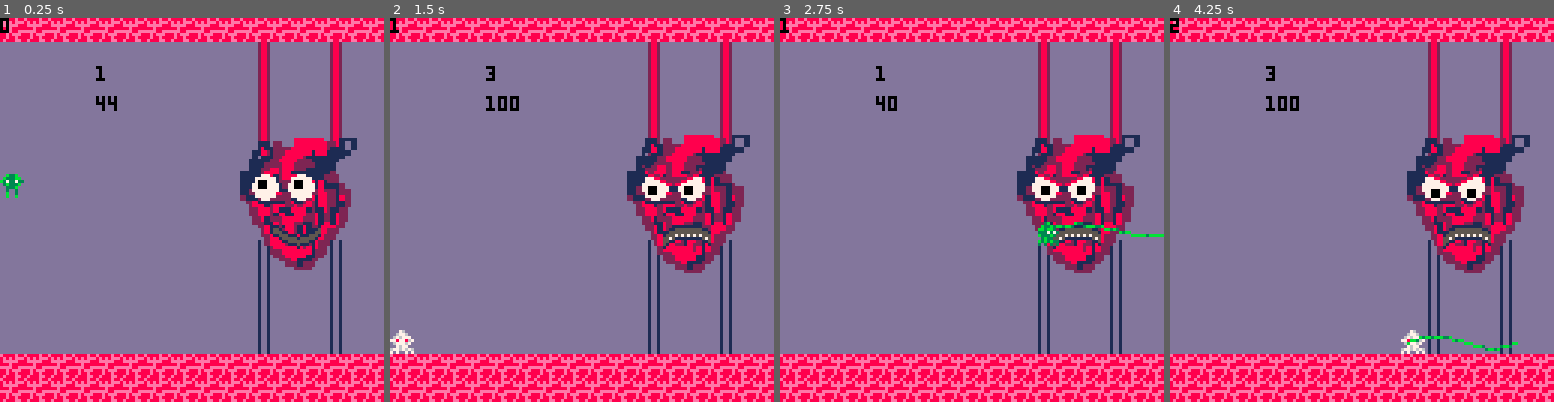
Above: before the commit, frames 1-4 (left to right).
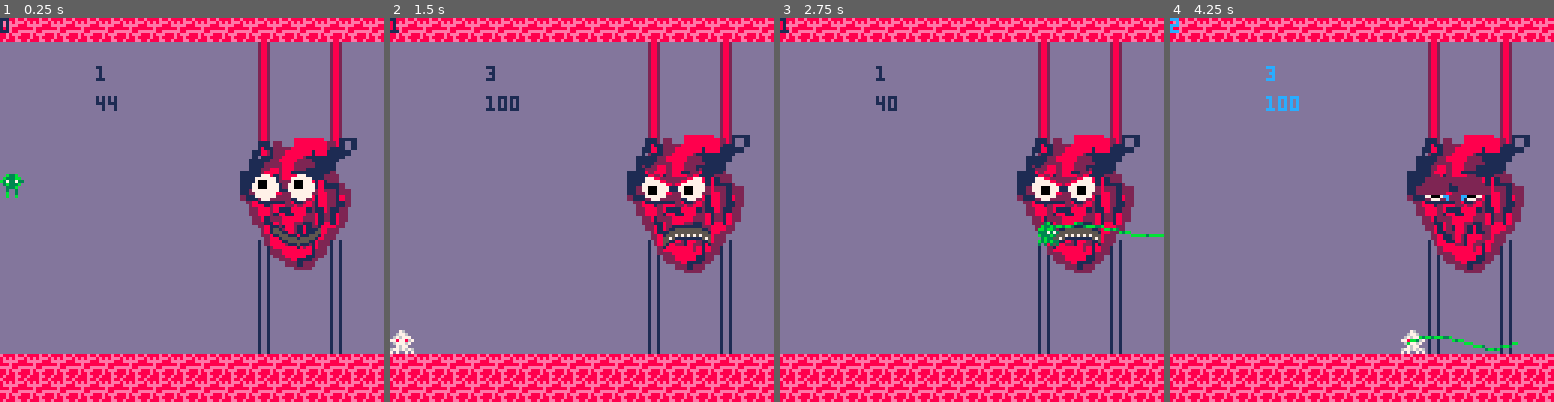
Above: after the commit, the same moments.

Repository: Von-dy/Game_Design_Final_Project
Game: PICO-8 cartridge current_build.p8
The game is run twice, just before and just after one commit, with the same random seed, the same clock (stepped at 60 frames per second) and the same inputs.
Inputs:
- Up to frame 1 (0.25 s): no input
- Up to frame 2 (1.5 s): tap X (X key) at 0.33, 1.07 s; tap O (Z key) at 0.7 s
- Up to frame 3 (2.75 s): hold Right 1.6-2.1 s; tap O (Z key) at 1.7, 2.1, 2.5 s; tap X (X key) at 1.85 s; hold Up 2.15-2.42 s; hold Right from 2.47 s (still down)
- Up to frame 4 (4.25 s): tap O (Z key) every 0.4 s from 2.9 to 4.1 s; tap X (X key) at 2.97, 4.08 s; release Right at 3.03 s; hold Left 3.08-3.58 s; hold Down 3.63-3.97 s; hold Right from 4.02 s (still down)

The runs differ from the first frame. In frame 1, 0.2% of the frame differs, in the area x 0-31%, y 0-25%; in frame 2, 0.3%; in frame 3, 0.2%; in frame 4, 1.5%, in the area x 0-84%, y 0-61%.

Commit message:
Sad Face Animation Started for Phase 3 of HB

Diff:
--- a/current_build.p8
+++ b/current_build.p8
@@ -451,6 +451,8 @@
 end
 
 function _update60()
+ game.frame_counter+=1
+ if game.frame_counter>=60 then game.frame_counter=0 end
  if game.state==2 then
   for p in all(players) do
    groundmovement(p)
@@ -514,7 +516,8 @@
  end
   circfill(88, 56, 4, 7)
   circfill(100, 56, 4, 7)
- if boss.state>=1 then
+
+ if boss.state==1 then
    --left brow
   line(84, 49, 90, 53, 2)
   line(85, 50, 92, 54, 2)
@@ -524,42 +527,72 @@
   line(103, 50, 96, 54, 2)
   line(103, 51, 95, 55, 8)
 
-  --angry mouth
+  --angry face
   draw_lips(1, 91, 72, 16, 1, 5)
- else
-  --happy mouth
+ elseif boss.state==0 then
+  --happy face
   draw_lips(0, 91, 72, 16, 1, 5)
+ elseif boss.state==2 then
+ --sad face
+  draw_lips(2, 91, 72, 16, 1, 5)
+  line(88-1,52,88+1, 52, 2)
+  line(88-3,53,88+3, 53, 2)
+  line(88-3,54,88+3, 54, 2)
+  line(88-4,55,88+4, 55, 2)
+  line(100-1,52,100+1, 52, 2)
+  line(100-3,53,100+3, 53, 2)
+  line(100-3,54,100+3, 54, 2)
+  line(100-4,55,100+4, 55, 2)
+  pset(91,59,12)
+  pset(98,59,12)
+  if c>=1 then
+   line(88-4,56,88+4, 56, 2)
+   line(100-4,56,100+4, 56, 2)
+   pset(97,59,12)
+   pset(92,59,12)
+   if game.frame_counter%50<=30 then
+   line(88-4,57,88+4, 57, 2)
+   line(88-3,58,88+3, 58, 2)
+   line(100-4,57,100+4, 57, 2)
+   line(100-3,58,100+3, 58, 2)
+   pset(92,60,12)
+   pset(97,60,12)
+   end
+  end
+
  end
  --pupil tracking
- draw_pupils(88, 56, 4, 12)
-end
-
---left center_x, left center_y, radius, distance
-function draw_pupils(c_x, c_y, r, d)
+end
+
+--left center_x, left center_y, radius, distance, mood
+function draw_pupils(c_x, c_y, r, d, m)
  local x=c_x-1
  local y=c_y
  local p_y=0
  local p_x=0
 
- for p in all(players) do
+ if m==0 then --tracking
+  for p in all(players) do
    p_y=p.y
    p_x=p.x
- end
-
- if p_y<=c_y then y-=1 end
- if p_y<=c_y+32 then y-=1 end
- if p_x>=c_x+20 then x+=1 end
- if p_x<=c_x-20 then x-=1 end
- if p_x>c_x-20 and p_x<c_x+20 then y+=1 end
-
- rectfill(x,y,x+2,y+2,0)
- rectfill(x+d,y,x+d+2, y+2, 0)
+  end
+  if p_y<=c_y then y-=1 end
+  if p_y<=c_y+32 then y-=1 end
+  if p_x>=c_x+20 then x+=1 end
+  if p_x<=c_x-20 then x-=1 end
+  if p_x>c_x-20 and p_x<c_x+20 then y+=1 end
+ elseif m==1 then --crying
+  y+=1
+ end
+  rectfill(x,y,x+2,y+2,0)
+  rectfill(x+d,y,x+d+2, y+2, 0)
 end
 
 --mood, x, y, length, primary_col, secondary_col
 function draw_lips(m, x, y, len, p_col, s_col)
  local l=len*2
  if m==0 then --happy mood
+  draw_pupils(88, 56, 4, 12, 0)
   for i=0, len-1 do
    pset(x+i, y-4*sin(i/l), p_col)
    pset(x+i, (y-1)-4*sin(i/l), s_col)
@@ -572,6 +605,7 @@
    end
   end
  elseif m==1 then --angry mood
+  draw_pupils(88, 56, 4, 12, 0)
   for i=0, len-1 do
     pset(x+i, y+3*sin(i/l), p_col)
     pset(x+i, (y+1)+3*sin(i/l), s_col)
@@ -585,6 +619,8 @@
      if i%2==0 and i!=0 then pset(x+i, (y+3)+3*sin(i/l), 7) end
     end
    end
+  elseif m==2 then --sad mood
+   draw_pupils(88, 56, 4, 12, 1)
   end
  end
 
--- a/master_functions/master_animation_funcs.lua
+++ b/master_functions/master_animation_funcs.lua
@@ -18,10 +18,10 @@
    y=p.y
    x=p.x
  end
-
   circfill(88, 56, 4, 7)
   circfill(100, 56, 4, 7)
- if boss.state>=1 then
+
+ if boss.state==1 then
    --left brow
   line(84, 49, 90, 53, 2)
   line(85, 50, 92, 54, 2)
@@ -31,42 +31,72 @@
   line(103, 50, 96, 54, 2)
   line(103, 51, 95, 55, 8)
 
-  --angry mouth
+  --angry face
   draw_lips(1, 91, 72, 16, 1, 5)
- else
-  --happy mouth
+ elseif boss.state==0 then
+  --happy face
   draw_lips(0, 91, 72, 16, 1, 5)
+ elseif boss.state==2 then
+ --sad face
+  draw_lips(2, 91, 72, 16, 1, 5)
+  line(88-1,52,88+1, 52, 2)
+  line(88-3,53,88+3, 53, 2)
+  line(88-3,54,88+3, 54, 2)
+  line(88-4,55,88+4, 55, 2)
+  line(100-1,52,100+1, 52, 2)
+  line(100-3,53,100+3, 53, 2)
+  line(100-3,54,100+3, 54, 2)
+  line(100-4,55,100+4, 55, 2)
+  pset(91,59,12)
+  pset(98,59,12)
+  if c>=1 then
+   line(88-4,56,88+4, 56, 2)
+   line(100-4,56,100+4, 56, 2)
+   pset(97,59,12)
+   pset(92,59,12)
+   if game.frame_counter%50<=30 then
+   line(88-4,57,88+4, 57, 2)
+   line(88-3,58,88+3, 58, 2)
+   line(100-4,57,100+4, 57, 2)
+   line(100-3,58,100+3, 58, 2)
+   pset(92,60,12)
+   pset(97,60,12)
+   end
+  end
+
  end
  --pupil tracking
- draw_pupils(88, 56, 4, 12)
 end
 
---left center_x, left center_y, radius, distance
-function draw_pupils(c_x, c_y, r, d)
+--left center_x, left center_y, radius, distance, mood
+function draw_pupils(c_x, c_y, r, d, m)
  local x=c_x-1
  local y=c_y
  local p_y=0
  local p_x=0
 
- for p in all(players) do
+ if m==0 then --tracking
+  for p in all(players) do
    p_y=p.y
    p_x=p.x
+  end
+  if p_y<=c_y then y-=1 end
+  if p_y<=c_y+32 then y-=1 end
+  if p_x>=c_x+20 then x+=1 end
+  if p_x<=c_x-20 then x-=1 end
+  if p_x>c_x-20 and p_x<c_x+20 then y+=1 end
+ elseif m==1 then --crying
+  y+=1
  end
-
- if p_y<=c_y then y-=1 end
- if p_y<=c_y+32 then y-=1 end
- if p_x>=c_x+20 then x+=1 end
- if p_x<=c_x-20 then x-=1 end
- if p_x>c_x-20 and p_x<c_x+20 then y+=1 end
-
- rectfill(x,y,x+2,y+2,0)
- rectfill(x+d,y,x+d+2, y+2, 0)
+  rectfill(x,y,x+2,y+2,0)
+  rectfill(x+d,y,x+d+2, y+2, 0)
 end
 
 --mood, x, y, length, primary_col, secondary_col
 function draw_lips(m, x, y, len, p_col, s_col)
  local l=len*2
  if m==0 then --happy mood
+  draw_pupils(88, 56, 4, 12, 0)
   for i=0, len-1 do
    pset(x+i, y-4*sin(i/l), p_col)
    pset(x+i, (y-1)-4*sin(i/l), s_col)
@@ -79,6 +109,7 @@
    end
   end
  elseif m==1 then --angry mood
+  draw_pupils(88, 56, 4, 12, 0)
   for i=0, len-1 do
     pset(x+i, y+3*sin(i/l), p_col)
     pset(x+i, (y+1)+3*sin(i/l), s_col)
@@ -92,6 +123,8 @@
      if i%2==0 and i!=0 then pset(x+i, (y+3)+3*sin(i/l), 7) end
     end
    end
+  elseif m==2 then --sad mood
+   draw_pupils(88, 56, 4, 12, 1)
   end
  end
 
